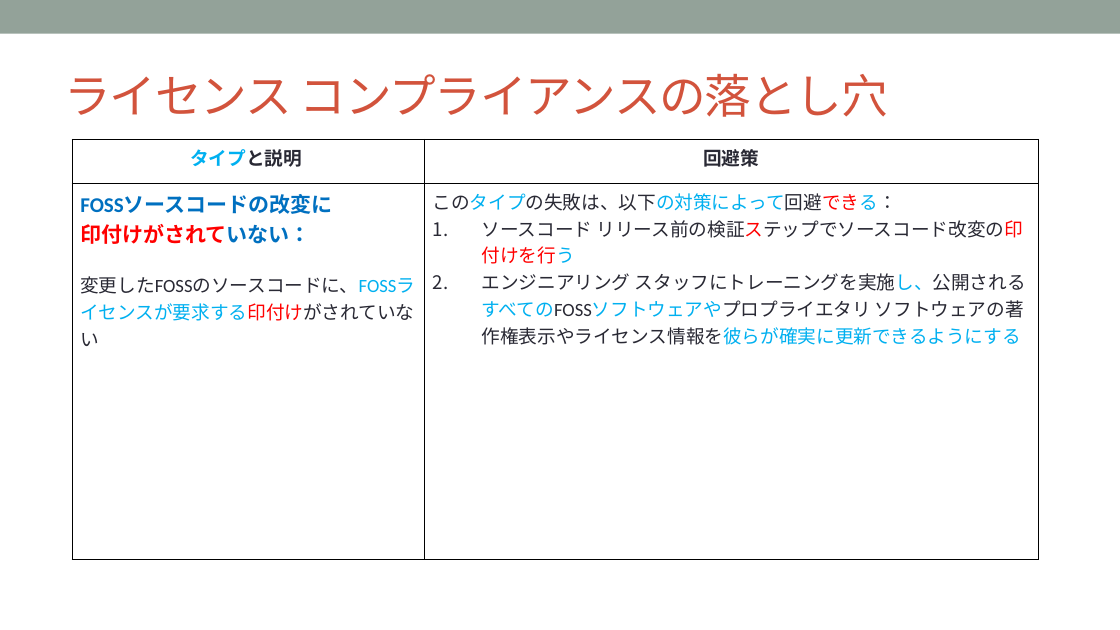
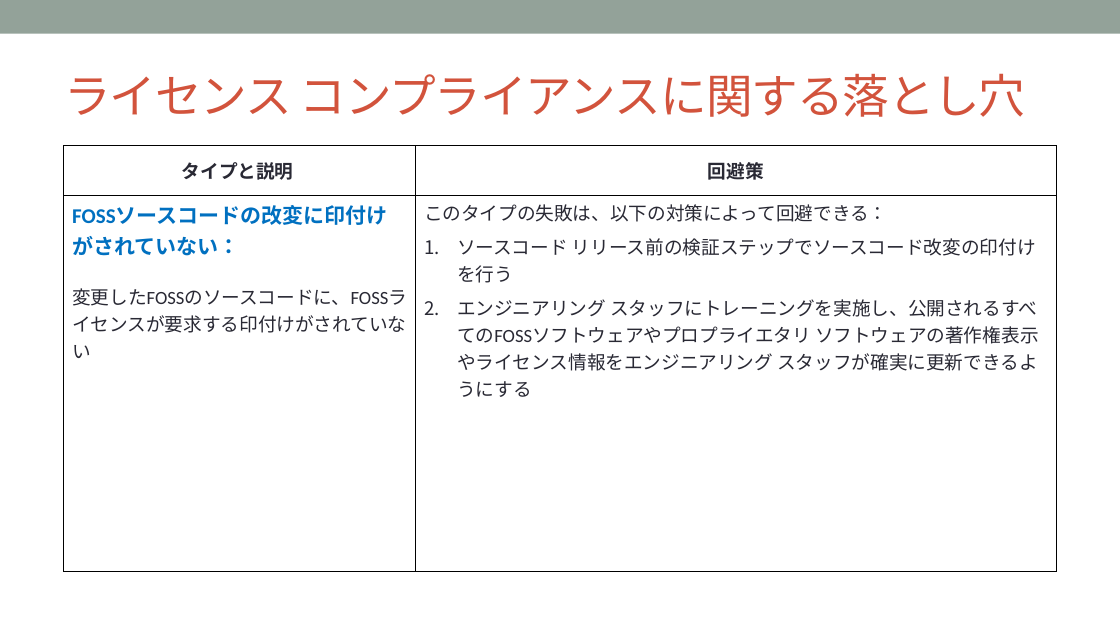
Before and after one commit to OpenChain-Project/Curriculum-Translation-JP, a slide deck: slide 71 of RC/openchain-curriculum-release-2-jp_rc1.0.pptx. Drawn at 1120x630 pixels with LibreOffice and Linux fonts; fonts in the diff are those of the drawing; background and template pictures are left out. Boxes give left, top, right and bottom in pixels: in the first picture for what was removed or moved away, otherwise in the second. Text is boxed around its words. In the diff, an @@ line names an element or a change of style, - is before the commit and + after.

```diff
--- a/RC/openchain-curriculum-release-2-jp_rc1.0.pptx
+++ b/RC/openchain-curriculum-release-2-jp_rc1.0.pptx
@@ title at box(64, 73, 1026, 117): text changed @@
-ライセンス コンプライアンスの落とし穴
+ライセンス コンプライアンスに関する落とし穴
@@ table at box(64, 145, 1056, 571) @@
-row 2, column 1: FOSSソースコードの改変に 印付けがされていない： / 変更したFOSSのソースコードに、FOSSライセンスが要求する印付けがされていない
+row 2, column 1: FOSSソースコードの改変に印付けがされていない： / 変更したFOSSのソースコードに、FOSSライセンスが要求する印付けがされていない
-row 2, column 2: このタイプの失敗は、以下の対策によって回避できる： / ソースコード リリース前の検証ステップでソースコード改変の印付けを行う / エンジニアリング スタッフにトレーニングを実施し、公開されるすべてのFOSSソフトウェアやプロプライエタリ ソフトウェアの著作権表示やライセンス情報を彼らが確実に更新できるようにする
+row 2, column 2: このタイプの失敗は、以下の対策によって回避できる： / ソースコード リリース前の検証ステップでソースコード改変の印付けを行う / エンジニアリング スタッフにトレーニングを実施し、公開されるすべてのFOSSソフトウェアやプロプライエタリ ソフトウェアの著作権表示やライセンス情報をエンジニアリング スタッフが確実に更新できるようにする
@@ text colour #00B0F0 to #292934 in "タイプと説明" @@
@@ indent changed @@
@@ table: place and size @@
-table at box(72, 139, 1038, 560)
+table at box(64, 145, 1056, 571)
```
Also in this commit, not shown: 30 other slides changed.
